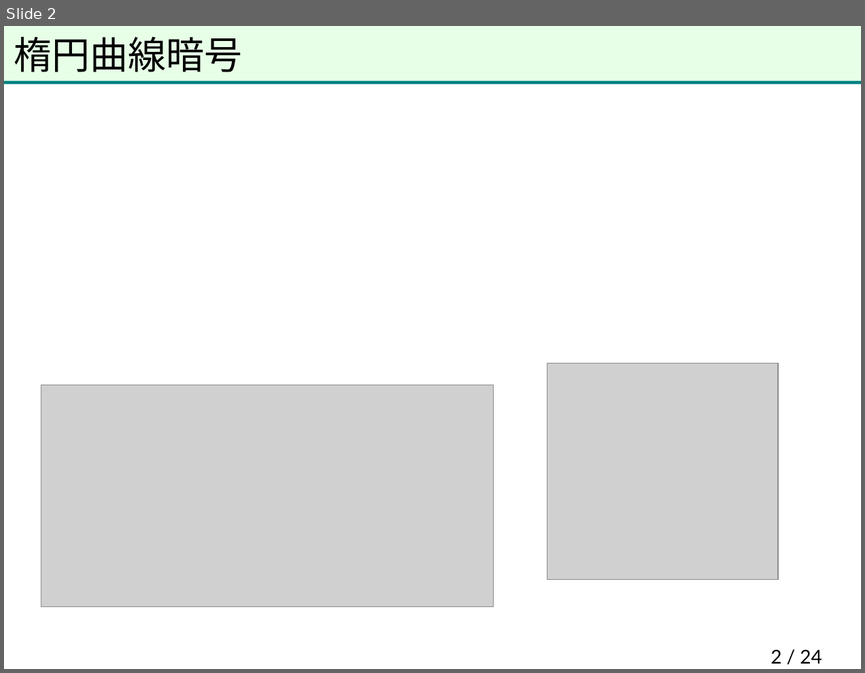
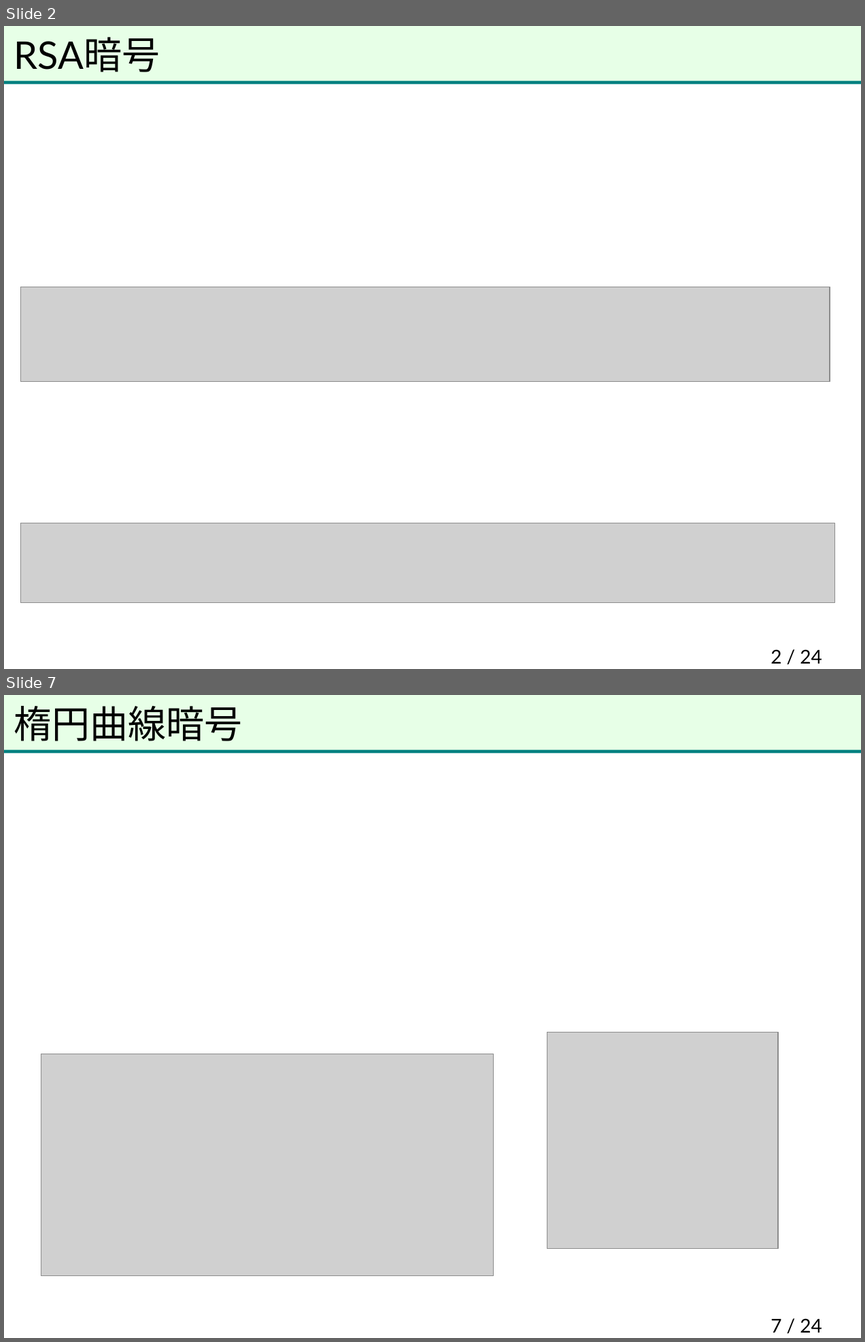
Before and after one commit to herumi/anninbon, a slide deck: lec/anninbon6.pptx. Shown one above the other, each under a label of ours: slide 2 before the commit, slides 2 and 7 after it; the slides between them are not shown. The pictures are 865x673 and 865x1342 pixels, drawn with LibreOffice and Linux fonts; fonts in the diff are those of the drawing; grey boxes stand for pictures; background and template pictures are left out. Boxes give left, top, right and bottom in pixels: in the first picture for what was removed or moved away, otherwise in the second. Text is boxed around its words. In the diff, an @@ line names an element or a change of style, - is before the commit and + after.

```diff
--- a/lec/anninbon6.pptx
+++ b/lec/anninbon6.pptx
@@ slide 2 added at box(4, 26, 861, 669), background picture (left out); not listed: 2 template elements that a slide beside it also shows @@
@@ title added at box(14, 37, 160, 72), 32 pt, text #000000 @@
+RSA暗号
@@ picture added at box(21, 286, 830, 381) @@
@@ picture added at box(21, 523, 835, 603) @@
@@ page number added at box(770, 649, 821, 663), 16 pt, text #000000 @@
+2 / 24
@@ what was slide 2 is now slide 7 @@
@@ page number at box(770, 1318, 821, 1332): text changed @@
-2 / 24
+7 / 24
```
Also in this commit, not shown: 1 slide changed, 4 other slides added, 1 other file.
